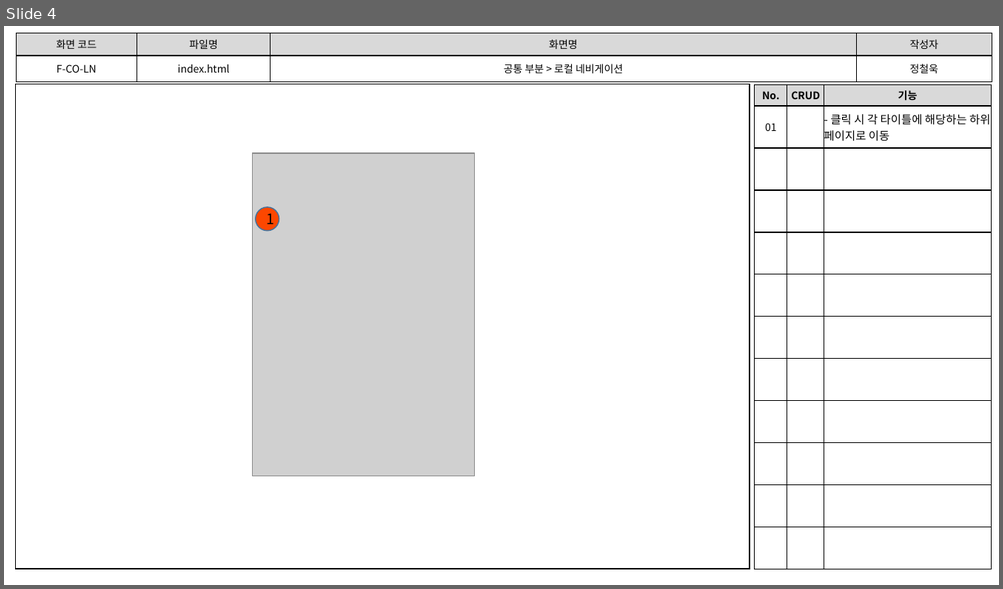
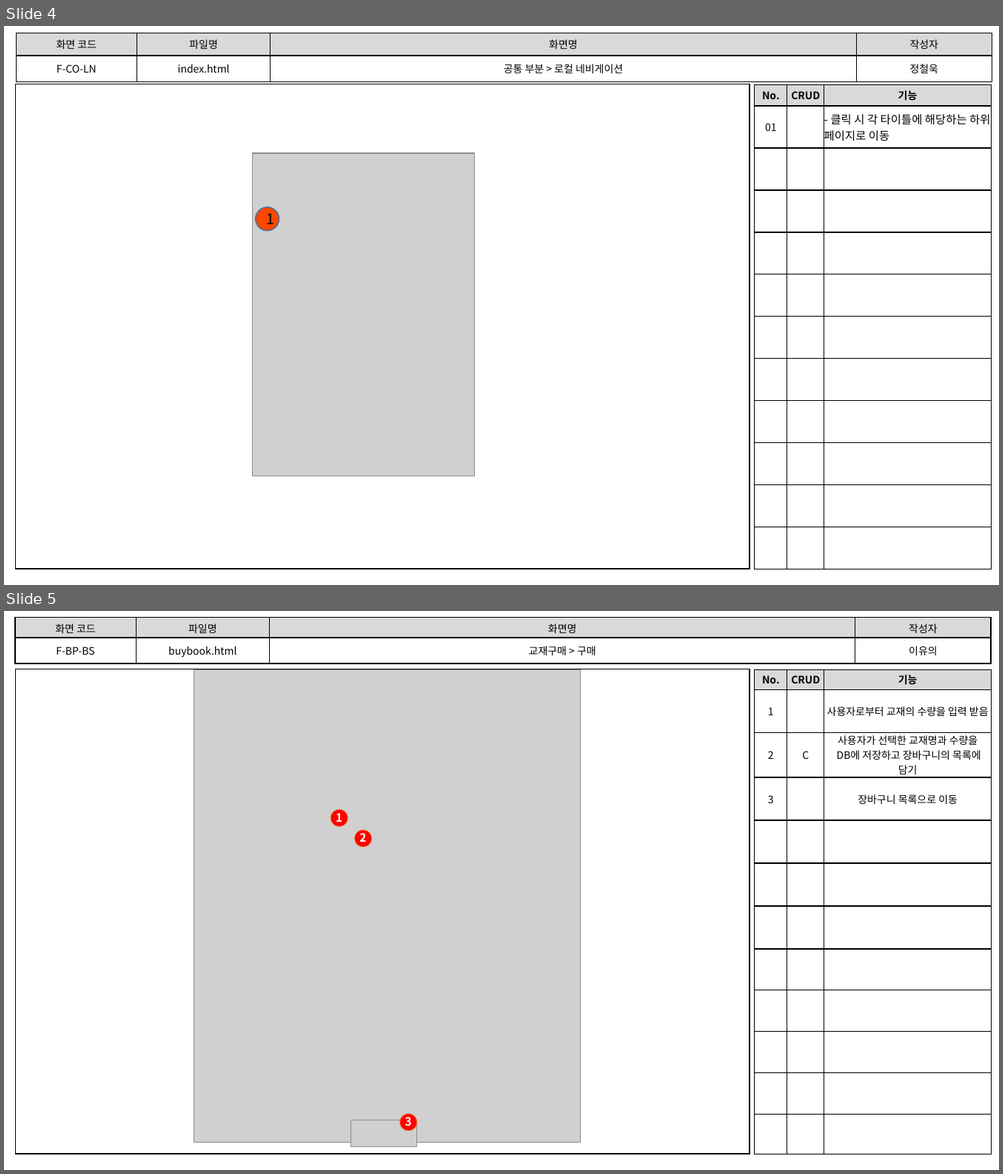
Before and after one commit to index506/cosmo6th_3thGroup, a slide deck: Text/02.화면설계도/3th_Project_화면 설계도(09.23).pptx. Shown one above the other, each under a label of ours: slide 4 before the commit, slides 4 and 5 after it. The pictures are 1003x589 and 1003x1174 pixels, drawn with LibreOffice and Linux fonts; fonts in the diff are those of the drawing; grey boxes stand for pictures. Boxes give left, top, right and bottom in pixels: in the first picture for what was removed or moved away, otherwise in the second. Text is boxed around its words. In the diff, an @@ line names an element or a change of style, - is before the commit and + after.

```diff
--- a/Text/02.화면설계도/3th_Project_화면 설계도(09.23).pptx
+++ b/Text/02.화면설계도/3th_Project_화면 설계도(09.23).pptx
@@ slide 5 added at box(4, 611, 999, 1170), background #FFFFFF @@
@@ table added at box(15, 618, 991, 664), 2 rows, 4 columns @@
+화면 코드 | 파일명 | 화면명 | 작성자
+F-BP-BS | buybook.html | 교재구매 > 구매 | 이유의
@@ rectangle added at box(16, 669, 750, 1154), outline #000000 1 pt @@
@@ table added at box(754, 670, 992, 1153), 12 rows, 3 columns @@
+No. | CRUD | 기능
+1 |  | 사용자로부터 교재의 수량을 입력 받음
+2 | C | 사용자가 선택한 교재명과 수량을 / DB에 저장하고 장바구니의 목록에 담기
+3 |  | 장바구니 목록으로 이동
+ |  | 
+ |  | 
+ |  | 
+ |  | 
+ |  | 
+ |  | 
+ |  | 
+ |  | 
@@ group added at box(193, 670, 580, 1147): 3 ellipses, 3 texts, 2 pictures @@
+1
+2
+3
```
Also in this commit, not shown: 6 other slides added, 5 other files.
